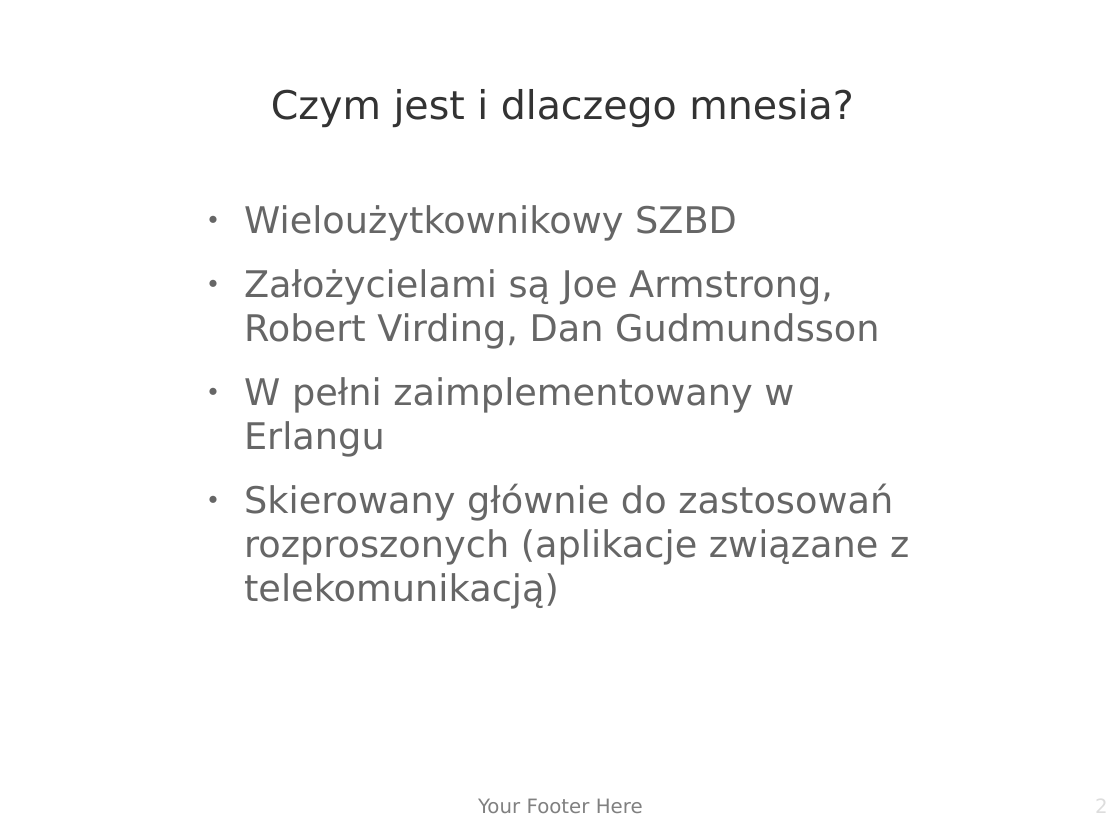
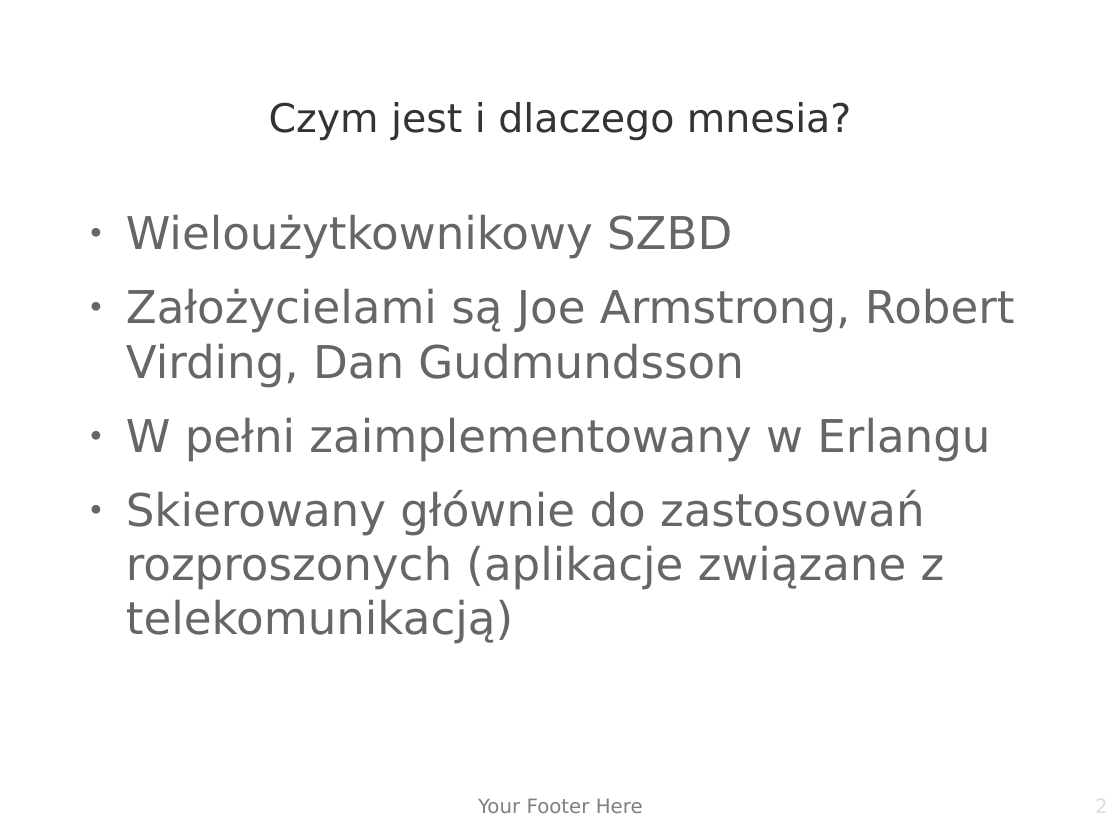
Before and after one commit to Regis111/mnesia-pres, a slide deck: slide 2 of mnesia.odp. Drawn at 1120x840 pixels with LibreOffice and Linux fonts; fonts in the diff are those of the drawing; background and template pictures are left out. Boxes give left, top, right and bottom in pixels: in the first picture for what was removed or moved away, otherwise in the second. Text is boxed around its words. In the diff, an @@ line names an element or a change of style, - is before the commit and + after.

```diff
--- a/mnesia.odp
+++ b/mnesia.odp
@@ title "Czym jest i dlaczego mnesia?": place and size @@
-title "Czym jest i dlaczego mnesia?" at (271,89,853,128)
+title "Czym jest i dlaczego mnesia?" at (269,102,851,140)
@@ text "Wieloużytkownikowy SZBD": place and size @@
-text "Wieloużytkownikowy SZBD" at (244,205,909,609)
+text "Wieloużytkownikowy SZBD" at (126,214,1015,644)
@@ text "Wieloużytkownikowy SZBD" at (126,214,1015,644): size 26 to 32 pt @@
```
Also in this commit, not shown: 1 slide removed, 1 other file.
